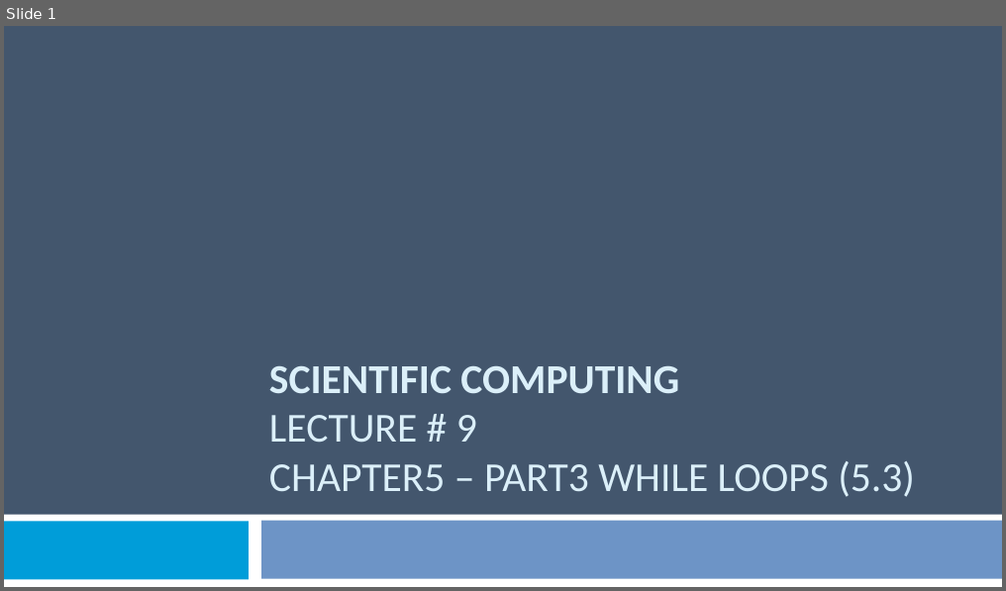
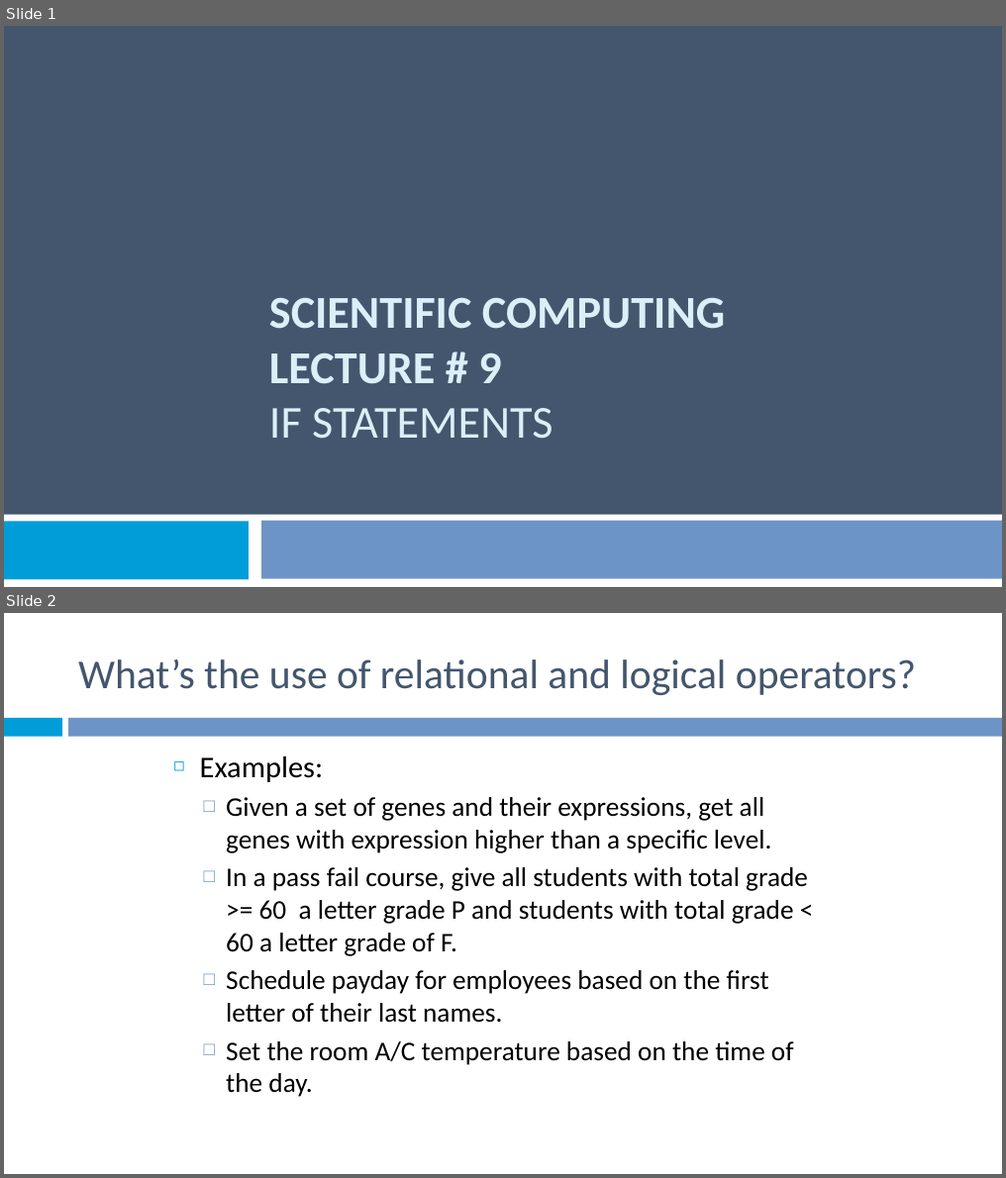
Before and after one commit to Emadalsuwat/emadalsuwat.github.io, a slide deck: scientificcomputing/Lecture 9.pptx. Shown one above the other, each under a label of ours: slide 1 before the commit, slides 1 and 2 after it. The pictures are 1006x591 and 1006x1178 pixels, drawn with LibreOffice and Linux fonts; fonts in the diff are those of the drawing. Boxes give left, top, right and bottom in pixels: in the first picture for what was removed or moved away, otherwise in the second. Text is boxed around its words. In the diff, an @@ line names an element or a change of style, - is before the commit and + after.

```diff
--- a/scientificcomputing/Lecture 9.pptx
+++ b/scientificcomputing/Lecture 9.pptx
@@ slide 2 added at (4,613,1002,1174), background #FFFFFF @@
@@ title added at (78,660,916,695), 39.6 pt, text #43566D @@
+What’s the use of relational and logical operators?
@@ rectangle added at (4,718,62,737), fill #009DD9 @@
@@ rectangle added at (68,718,1002,737), fill #6D94C6 @@
@@ text added at (200,757,808,1097), 26 pt, text #000000 @@
+◻ Examples:
+  □ Given a set of genes and their expressions, get all genes with expression higher than a specific level.
+  □ In a pass fail course, give all students with total grade >= 60 a letter grade P and students with total grade < 60 a letter grade of F.
+  □ Schedule payday for employees based on the first letter of their last names.
+  □ Set the room A/C temperature based on the time of the day.
@@ slide 1 changed as well @@
@@ title at (269,297,725,439): text changed; size 39.6 to 44 pt; bold on @@
-SCIENTIFIC COMPUTING
-LECTURE # 9
-CHAPTER5 – PART3 WHILE LOOPS (5.3)
+SCIENTIFIC COMPUTING
+LECTURE # 9
+IF STATEMENTS
```
Also in this commit, not shown: 32 other slides added, 19 slides removed, 3 other files.
